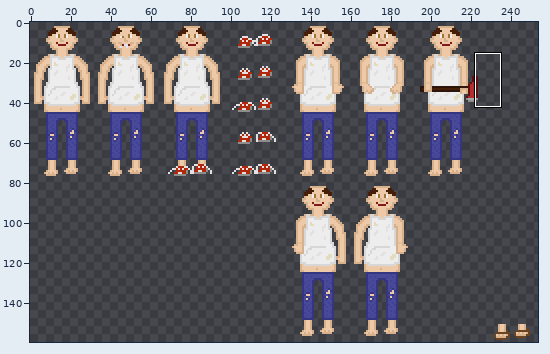
File history of a sprite sheet, sprites/player/player_sprite_sheet.png. The first picture is a wide view before the edit; the outline marks the close-up.
Close-up. The starting point:
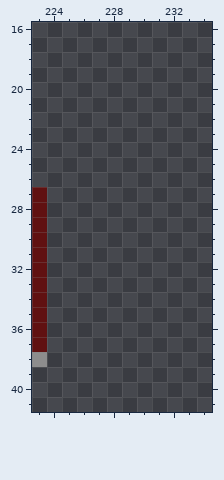
The file is 256x160 pixels. Colours within 5 levels of each other are drawn and written as one. Shown: x 223..234, y 16..41. The wide view leaves out empty margins. The commit also changed other parts of the picture, which this record leaves out.
The same view after the edit:
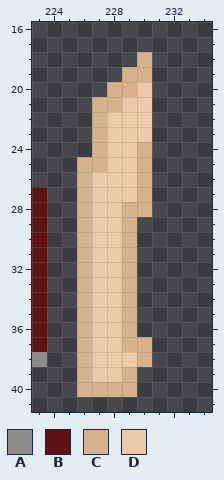
Palette (. is transparent): A #8d8d8d  B #601111  C #d7b08c  D #edc9a8
The exact change:
@@ x 223..234 @@
 17 ............
-18 ............
-19 ............
-20 ............
-21 ............
-22 ............
-23 ............
-24 ............
-25 ............
-26 ............
-27 B...........
-28 B...........
-29 B...........
-30 B...........
-31 B...........
-32 B...........
-33 B...........
-34 B...........
-35 B...........
-36 B...........
-37 B...........
-38 A...........
-39 ............
-40 ............
+18 .......C....
+19 ......CC....
+20 .....CCD....
+21 ....CCDD....
+22 ....CDDD....
+23 ....CDDD....
+24 ....CDDC....
+25 ...CCDDC....
+26 ...CDDDC....
+27 B..CDDDC....
+28 B..CDDCC....
+29 B..CDDC.....
+30 B..CDDC.....
+31 B..CDDC.....
+32 B..CDDC.....
+33 B..CDDC.....
+34 B..CDDC.....
+35 B..CDDC.....
+36 B..CDDC.....
+37 B..CDDCC....
+38 A..CDDDC....
+39 ...CDDC.....
+40 ...CCCC.....
 41 ............
Changed places in both close-ups, as pixel boxes (x1, y1, x2, y2):
added: (77, 52, 152, 397)
